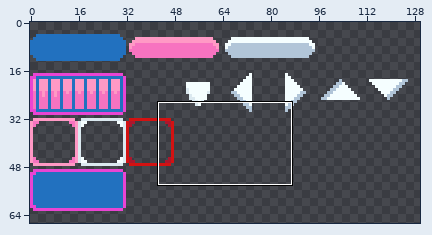
File history of a pixel-art file, res/img/UIFX.aseprite. Above: a wide view before the commit, with the close-up outlined.
Close-up. Before the commit:
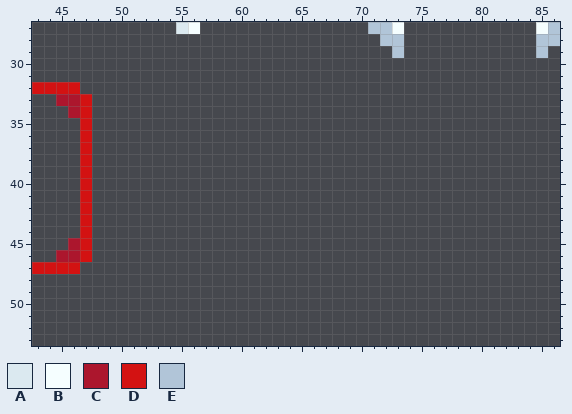
192x192 pixels, 1 frame. Shown: x 43..86, y 27..53. The wide view leaves out empty margins.
Visible layers, top first: "Layer 7 #4", "Layer 7 #3", "Layer 7 #2", "Layer 7", "Layer 6 #3", "Layer 6 #2", "Layer 6", "Layer 4", "Layer 5", "Layer 3 Copy", "Layer 3", "Layer 2 #3", "Layer 2 #2", "Layer 2".
Palette (. is transparent): A #dbe9f0  B #f5feff  C #ac162d  D #d31212  E #b1c5d8
Pixels before, first column x 43:
27 ............AB..............EEB...........BE
28 .............................EE...........EE
29 ..............................E...........E.
30 ............................................
31 ............................................
32 DDDD........................................
33 ..CCD.......................................
34 ...CD.......................................
35 ....D.......................................
36 ....D.......................................
37 ....D.......................................
38 ....D.......................................
39 ....D.......................................
40 ....D.......................................
41 ....D.......................................
42 ....D.......................................
43 ....D.......................................
44 ....D.......................................
45 ...CD.......................................
46 ..CCD.......................................
47 DDDD........................................
The result:
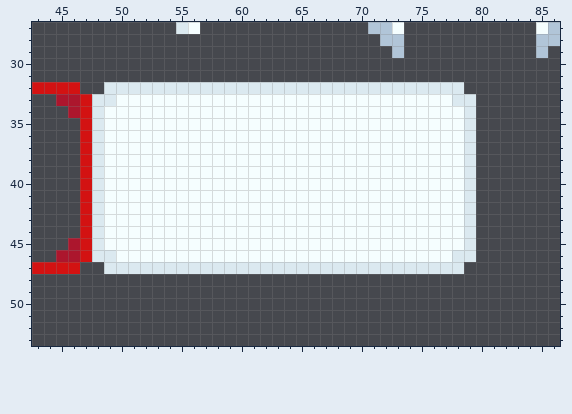
From old to new:
Changed rows in their new state; - is an unchanged pixel.
Layer "Layer 7 #4":
first column x 48:
32 -AAAAAAAAAAAAAAAAAAAAAAAAAAAAAA-
33 AABBBBBBBBBBBBBBBBBBBBBBBBBBBBAA
34 ABBBBBBBBBBBBBBBBBBBBBBBBBBBBBBA
35 ABBBBBBBBBBBBBBBBBBBBBBBBBBBBBBA
36 ABBBBBBBBBBBBBBBBBBBBBBBBBBBBBBA
37 ABBBBBBBBBBBBBBBBBBBBBBBBBBBBBBA
38 ABBBBBBBBBBBBBBBBBBBBBBBBBBBBBBA
39 ABBBBBBBBBBBBBBBBBBBBBBBBBBBBBBA
40 ABBBBBBBBBBBBBBBBBBBBBBBBBBBBBBA
41 ABBBBBBBBBBBBBBBBBBBBBBBBBBBBBBA
42 ABBBBBBBBBBBBBBBBBBBBBBBBBBBBBBA
43 ABBBBBBBBBBBBBBBBBBBBBBBBBBBBBBA
44 ABBBBBBBBBBBBBBBBBBBBBBBBBBBBBBA
45 ABBBBBBBBBBBBBBBBBBBBBBBBBBBBBBA
46 AABBBBBBBBBBBBBBBBBBBBBBBBBBBBAA
47 -AAAAAAAAAAAAAAAAAAAAAAAAAAAAAA-
Pixel boxes of the changes (left, top, right, bottom) in both close-ups:
added: (92, 82, 476, 274)
